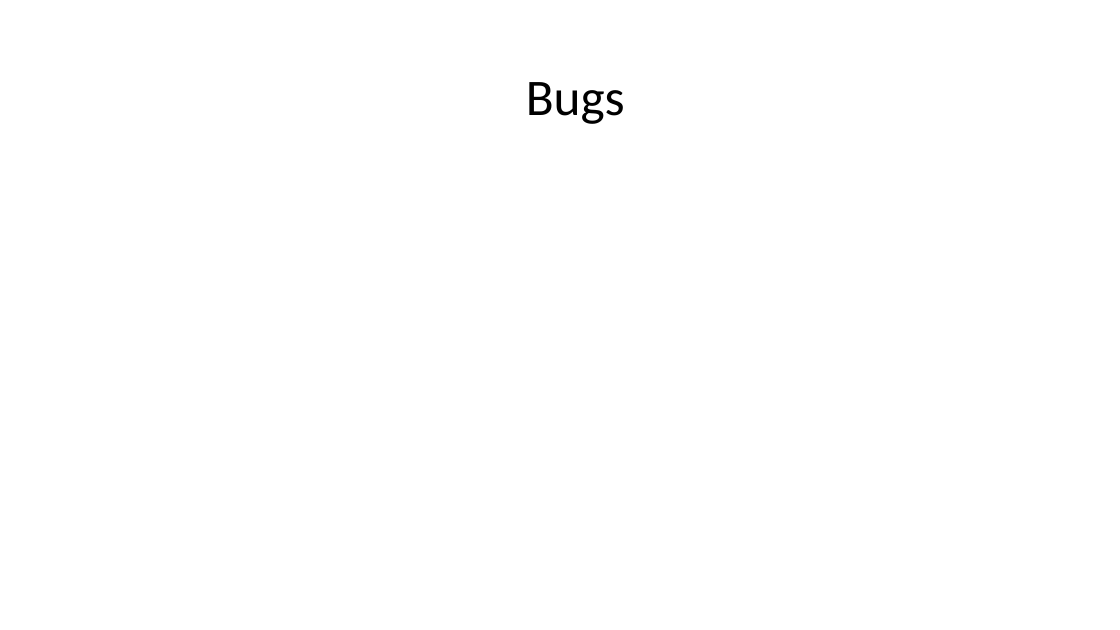
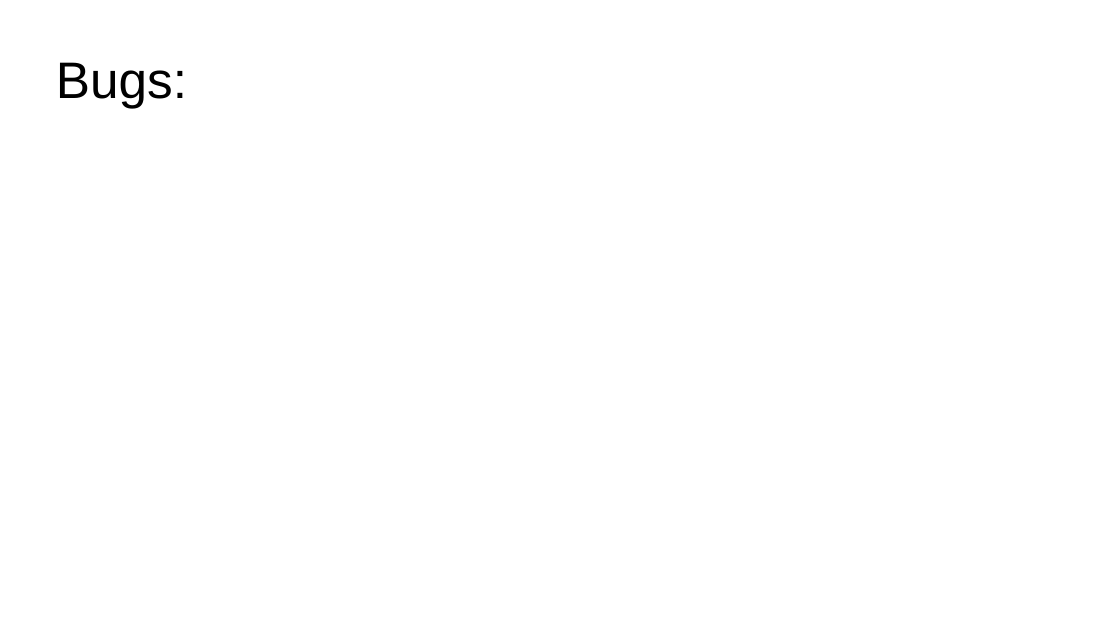
Before and after one commit to mldeanha/Team-4-Project, a slide deck: slide 25 of Project Assets/Team Shi Final Presentation.pptx (slide 26 before the commit). Drawn at 1120x630 pixels with LibreOffice and Linux fonts; fonts in the diff are those of the drawing. Boxes give left, top, right and bottom in pixels: in the first picture for what was removed or moved away, otherwise in the second. Text is boxed around its words. In the diff, an @@ line names an element or a change of style, - is before the commit and + after.

```diff
--- a/Project Assets/Team Shi Final Presentation.pptx
+++ b/Project Assets/Team Shi Final Presentation.pptx
@@ text at (x1=56, y1=62, x2=187, y2=108): text changed; font Calibri to Arial @@
-Bugs
+Bugs:
```
Also in this commit, not shown: 6 other slides changed, 8 slides added, 8 slides removed.
